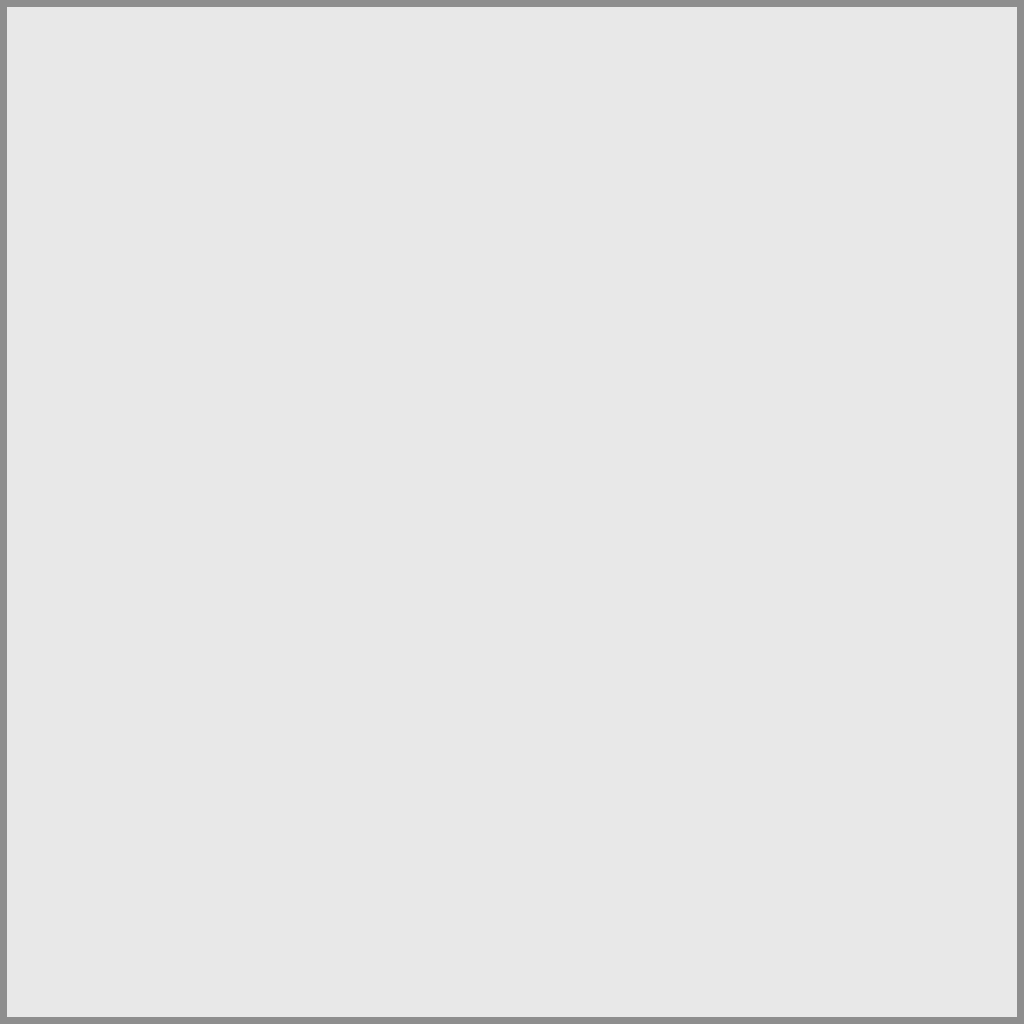
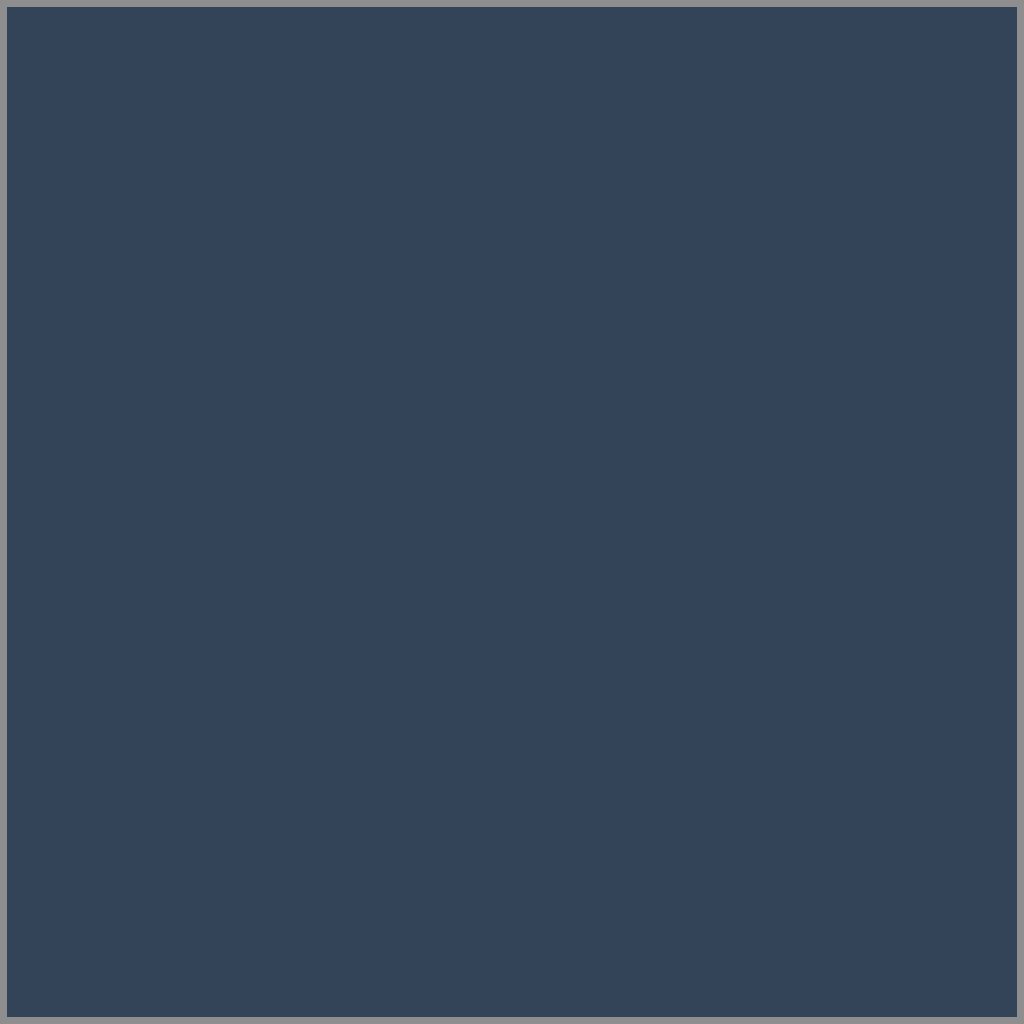
Layers edited between the first and the second 1024 x 1024 image:
added layer "Layer 2 / Wall 2" above "Layer 2 / Wall" over 7, 7, 1017, 1017
added layer "Layer 2 / Wall" above "Layer 2 / Floor" over 7, 7, 1017, 1017
